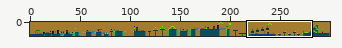
Two versions of one sprite sheet, resources/images/1.png. Above, an overview of the earlier version with the close-up marked.
Close-up. Before the commit:
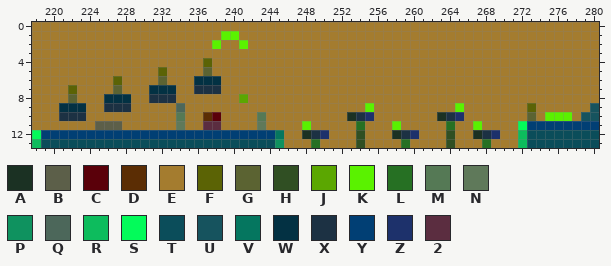
The file is 300x14 pixels. Colours within 5 levels of each other are drawn and written as one. Shown: x 218..280, y 0..13. The commit also changed other parts of the picture, which this record leaves out.
Palette (. is transparent): A #1b3123  B #5c5f49  C #5a000a  D #5b2d04  E #a47c2f  F #5b6305  G #5b6332  H #304f23  J #5ba701  K #5af200  L #267023  M #557955  N #5f795a  P #0f925f  Q #4c675a  R #0dbc5d  S #03fb5a  T #0b4d5a  U #16535e  V #05765f  W #033143  X #1c3143  Y #013f74  Z #1d316b  2 #5b2d40
The result:
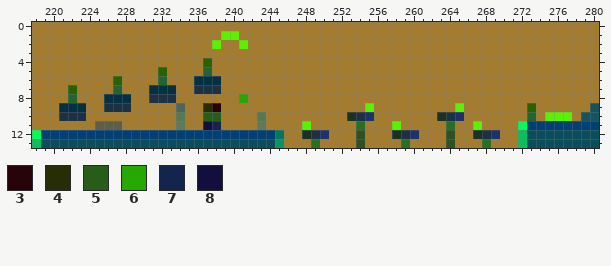
Colours new in this view: 3 #27030a  4 #272d04  5 #275d19  6 #27a701  7 #13244d  8 #120f3f
Diff:
Colour F changes from #5b6305 to #276305.
Colour G changes from #5b6332 to #276332.
The author changed colour E to colour 3 in row 9 at x 238.
The author changed colour E to colour 4 in row 9 at x 237.
The author changed colour C to colour 5 in row 10 at x 238.
The author changed colour D to colour 5 in row 10 at x 237.
The author changed colour J to colour 6 in row 8 at x 241.
The author changed colour 2 to colour 7 in row 11 at x 238.
The author changed colour 2 to colour 8 in row 11 at x 237.
Where, in picture pixels (left, top, right, bottom), the same in both close-ups:
changed: (203, 58, 248, 130)
changed: (113, 67, 167, 94)
changed: (68, 85, 77, 103)
changed: (527, 103, 536, 121)
